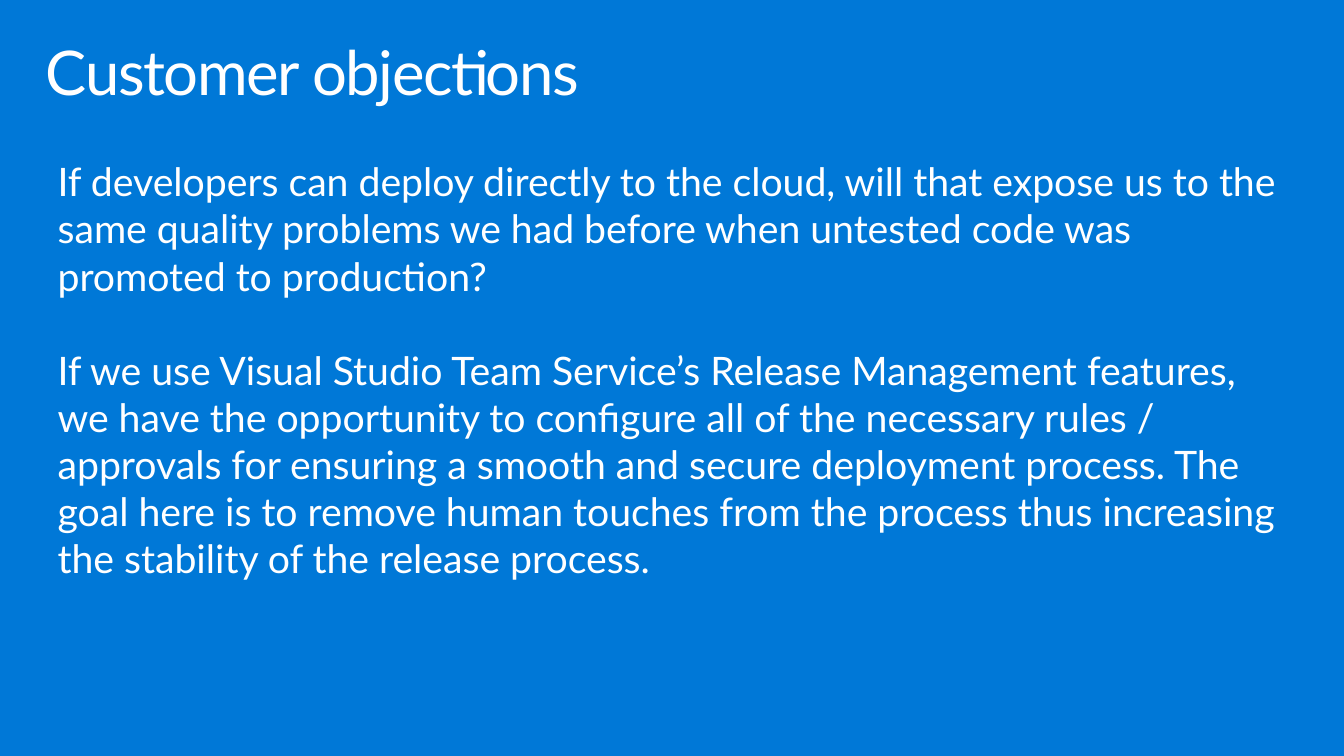
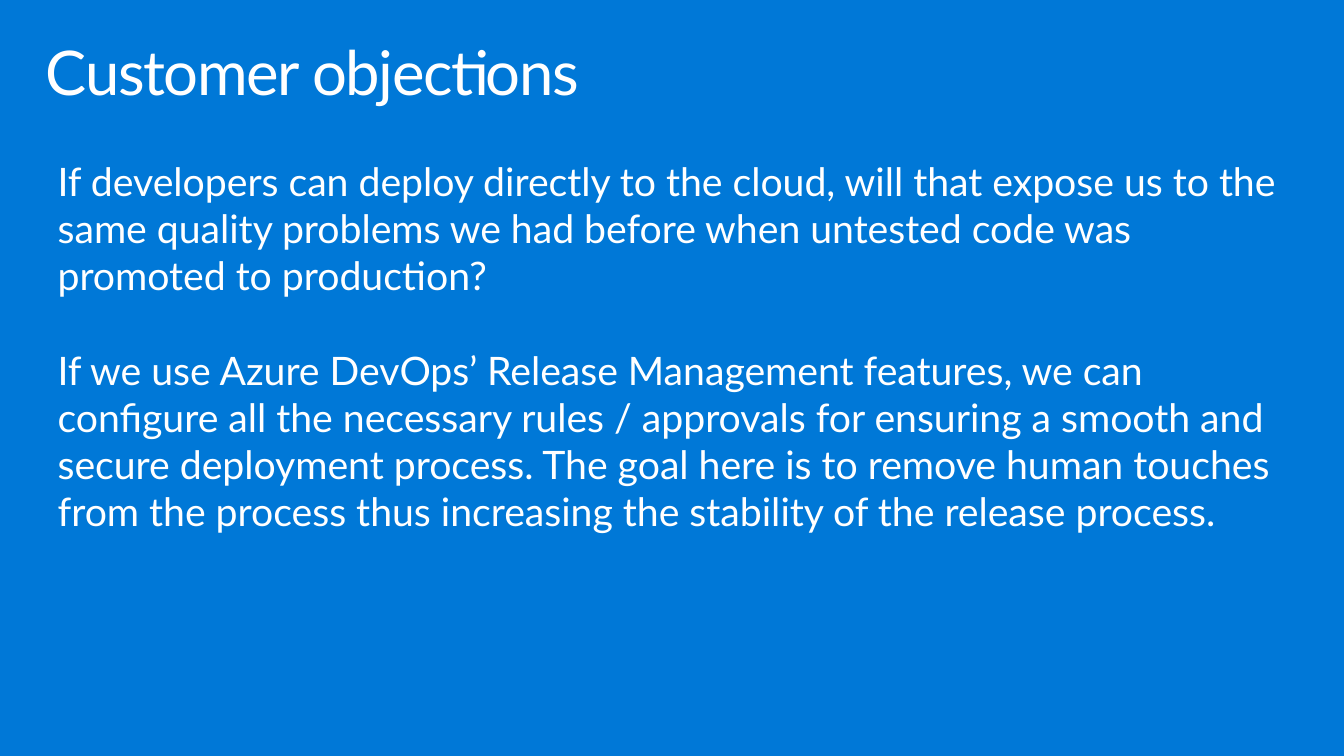
Before and after one commit to yashmadan123/MCW-Continuous-delivery-in-Azure-DevOps, a slide deck: slide 28 of Whiteboard design session/WDS trainer presentation - Continuous delivery in VSTS and Azure.pptx. Drawn at 1344x756 pixels with LibreOffice and Linux fonts; fonts in the diff are those of the drawing. Boxes give left, top, right and bottom in pixels: in the first picture for what was removed or moved away, otherwise in the second. Text is boxed around its words. In the diff, an @@ line names an element or a change of style, - is before the commit and + after.

```diff
--- a/Whiteboard design session/WDS trainer presentation - Continuous delivery in VSTS and Azure.pptx
+++ b/Whiteboard design session/WDS trainer presentation - Continuous delivery in VSTS and Azure.pptx
@@ text at [58,355,1269,533]: text changed @@
-If we use Visual Studio Team Service’s Release Management features, we have the opportunity to configure all of the necessary rules / approvals for ensuring a smooth and secure deployment process. The goal here is to remove human touches from the process thus increasing the stability of the release process.
+If we use Azure DevOps’ Release Management features, we can configure all the necessary rules / approvals for ensuring a smooth and secure deployment process. The goal here is to remove human touches from the process thus increasing the stability of the release process.
```
Also in this commit, not shown: 6 other slides changed, 8 other files.
